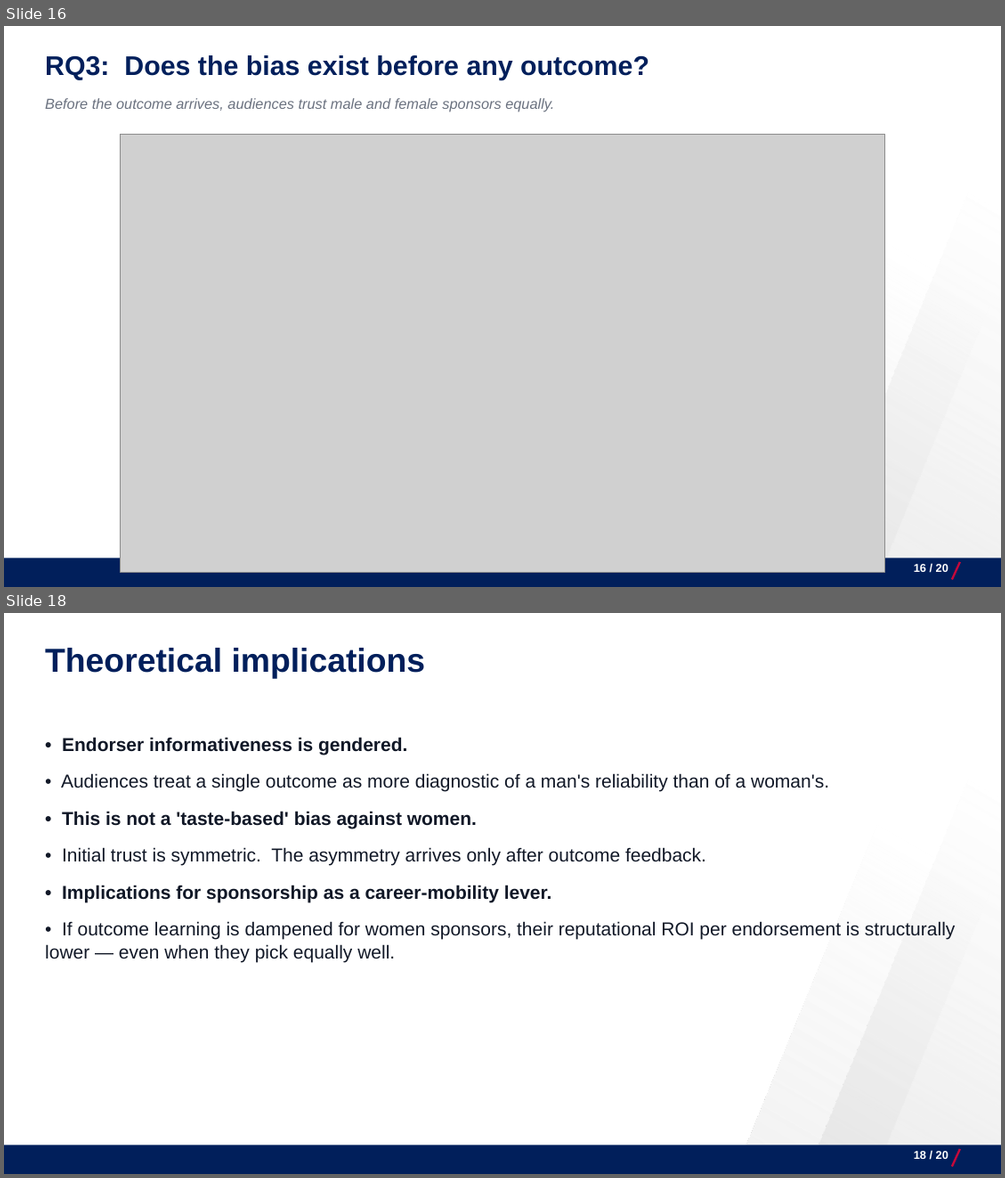
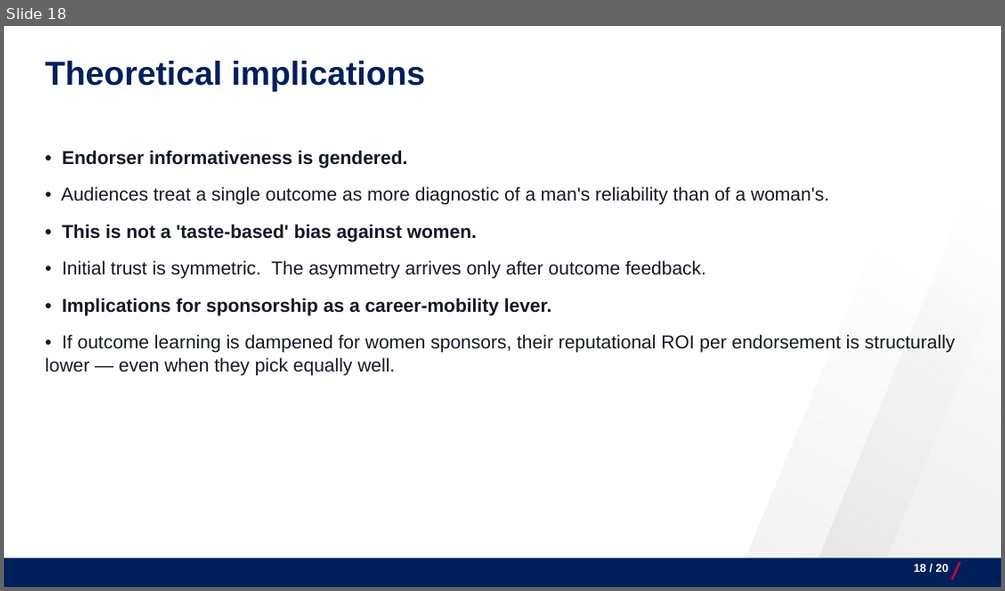
Before and after one commit to josecerv/sponsorship-network, a slide deck: docs/UChicago-0410.pptx. Shown one above the other, each under a label of ours: slides 16 and 18 before the commit, slide 18 after it; the slides between them are not shown. The pictures are 1005x1178 and 1005x591 pixels, drawn with LibreOffice and Linux fonts; fonts in the diff are those of the drawing; grey boxes stand for pictures; background and template pictures are left out. Boxes give left, top, right and bottom in pixels: in the first picture for what was removed or moved away, otherwise in the second. Text is boxed around its words. In the diff, an @@ line names an element or a change of style, - is before the commit and + after.

```diff
--- a/docs/UChicago-0410.pptx
+++ b/docs/UChicago-0410.pptx
@@ slide 16 removed at [4, 26, 1001, 587], background #FFFFFF; not listed: 4 template elements that a slide beside it also shows @@
@@ text removed at [45, 55, 649, 80] @@
-RQ3: Does the bias exist before any outcome?
@@ text removed at [45, 98, 554, 112] @@
-Before the outcome arrives, audiences trust male and female sponsors equally.
@@ picture removed at [120, 135, 886, 572] @@
@@ text removed at [914, 564, 948, 572] @@
-16 / 20
```
Also in this commit, not shown: 1 slide changed, 3 slides added, 2 other slides removed, 12 other files.
